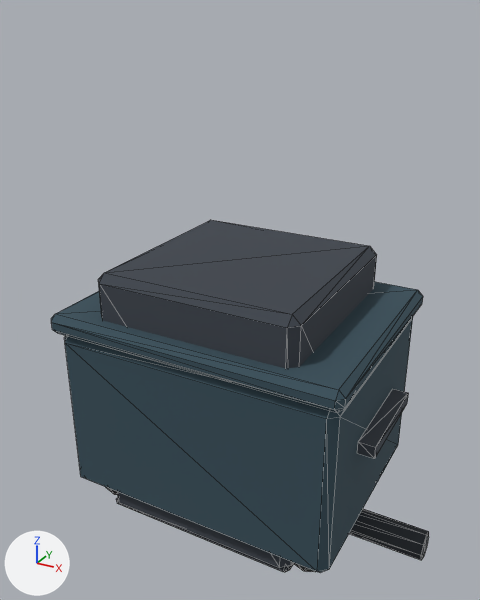
One commit to the glTF model public/models/env-kit.glb: the scene before it, then after it.
Both versions are drawn from a 50 mm lens placed at (1.41, -2.6, 2.38), pointed at (0.0, -0.05, 1.11). Every picture has the same lights, and +X, +Y and +Z are marked at lower left. The first picture is the older version. Mesh edges are drawn as thin lines.

Names of what the first picture shows: 'prop_dumpster', 'prop_pipe', 'wall_block' and 1 more.
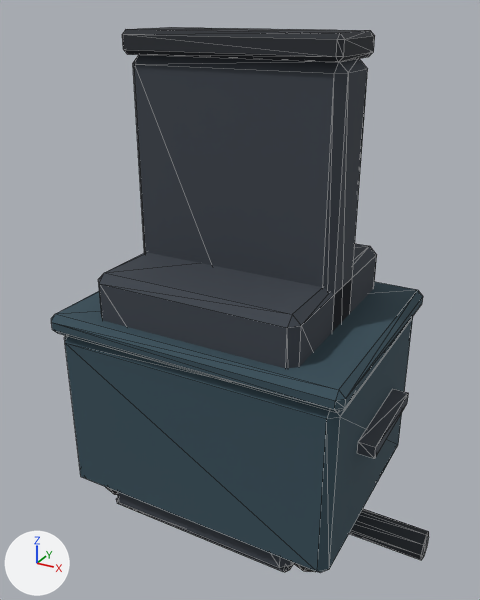
Boxes (x1, y1, x2, y2) around the edits, measured in the pictures (480 x 600 px):
'edge_wall', added: after (122, 27, 375, 332)
    faces in mat_wall (greyish blue #3b424b): (133, 55, 368, 332)
    faces in mat_concrete_dark (dark grey #272b31): (122, 27, 375, 62)

The change, as a list of edits to the scene's bpy script:
```text
Add me_edge_wall:
    me_edge_wall.from_pydata(...)  # 48 vertices, 88 faces; spans x -0.5..0.5, y -0.19..0.19, z 0.0..2.3
    # faces by material slot: [44, 44]
    me_edge_wall.materials.append(mat_wall)  # greyish blue #3b424b
    me_edge_wall.materials.append(mat_concrete_dark)  # dark grey #272b31
Add ob_edge_wall:
    ob_edge_wall = bpy.data.objects.new('edge_wall', me_edge_wall)
    ob_edge_wall.location = (0.0, 0.0, 0.0)
```
